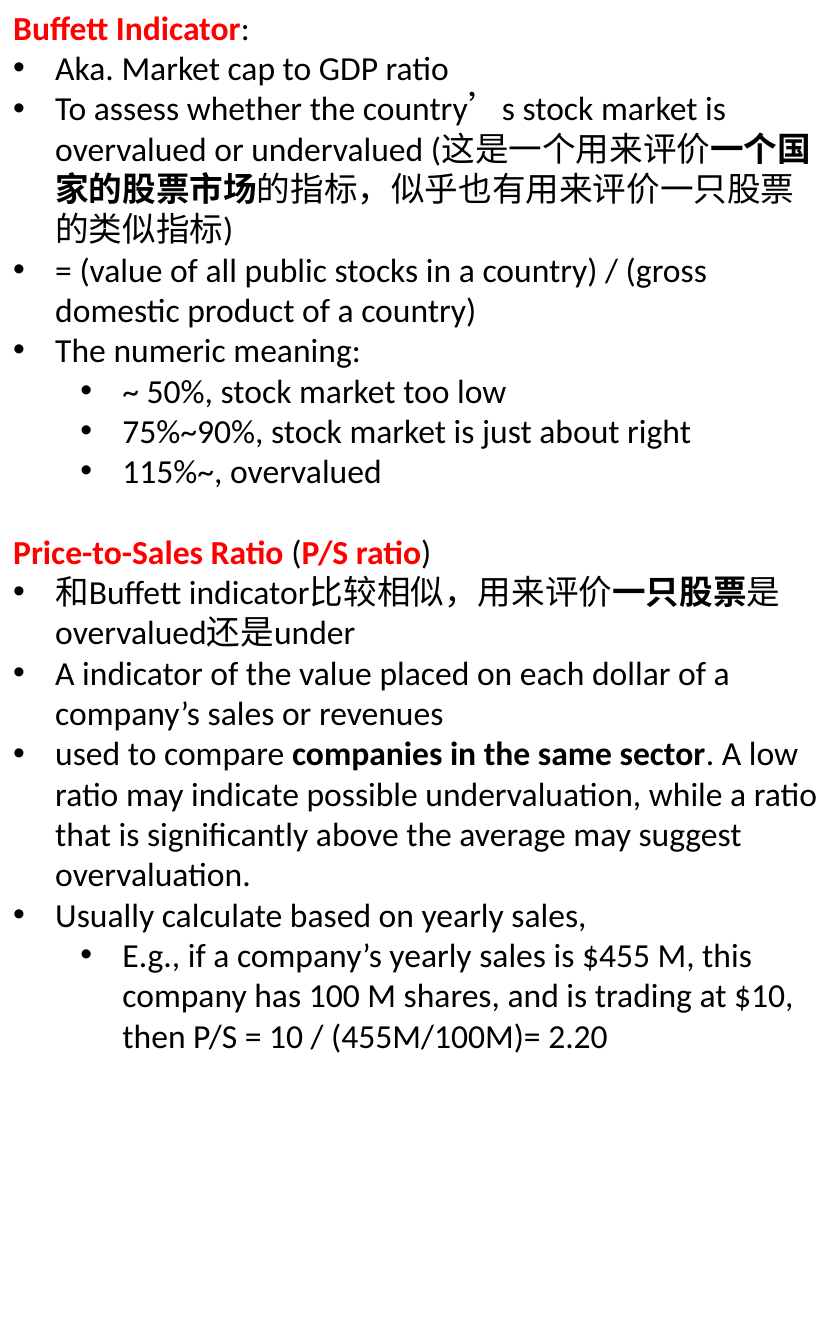
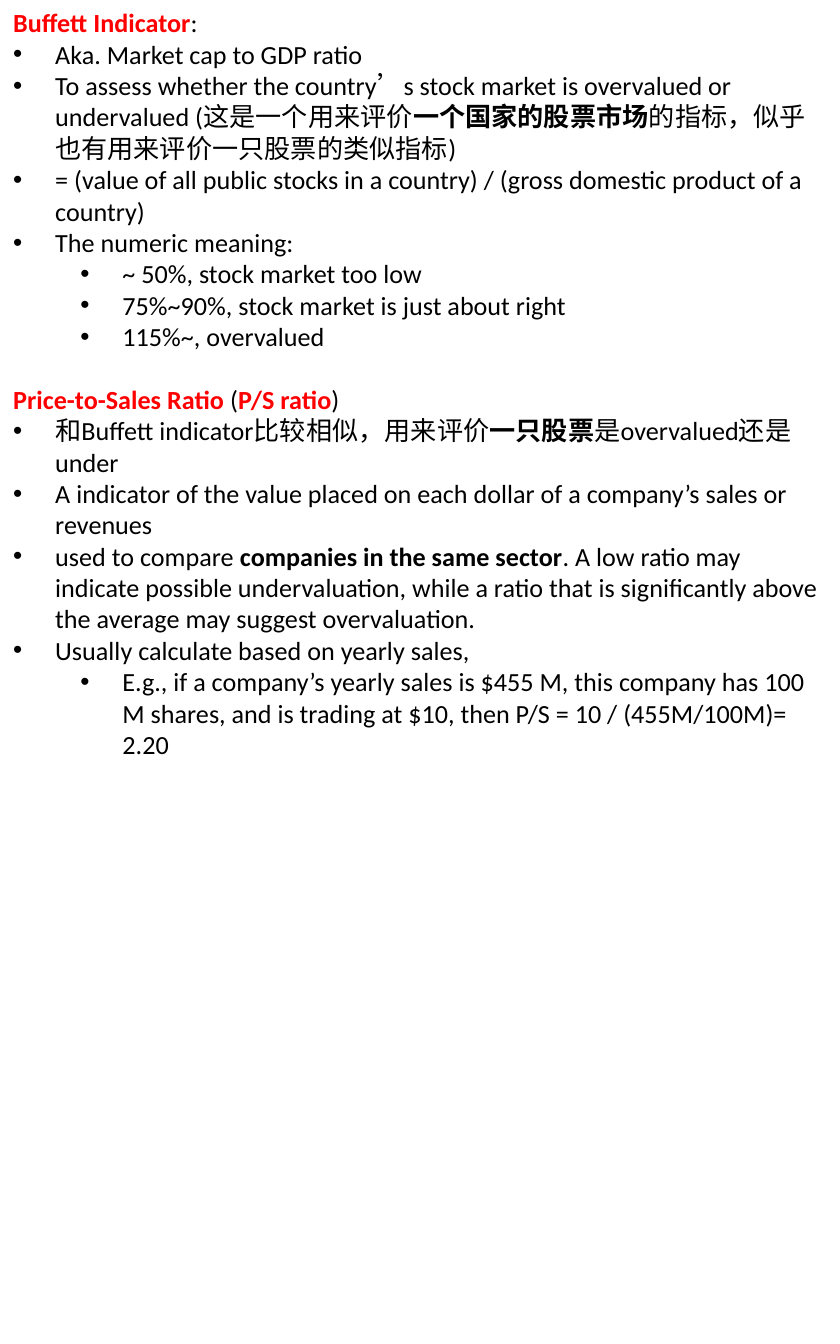
Before and after one commit to legend507/CommonSense, a slide deck: slide 10 of [BeAInvestor].pptx. Drawn at 840x1344 pixels with LibreOffice and Linux fonts; fonts in the diff are those of the drawing. Boxes give left, top, right and bottom in pixels: in the first picture for what was removed or moved away, otherwise in the second. Text is boxed around its words. In the diff, an @@ line names an element or a change of style, - is before the commit and + after.

```diff
--- a/[BeAInvestor].pptx
+++ b/[BeAInvestor].pptx
@@ text "Buffett Indicator:" at box(13, 13, 817, 754): size 18 to 14 pt @@
```
Also in this commit, not shown: 1 other slide changed.
